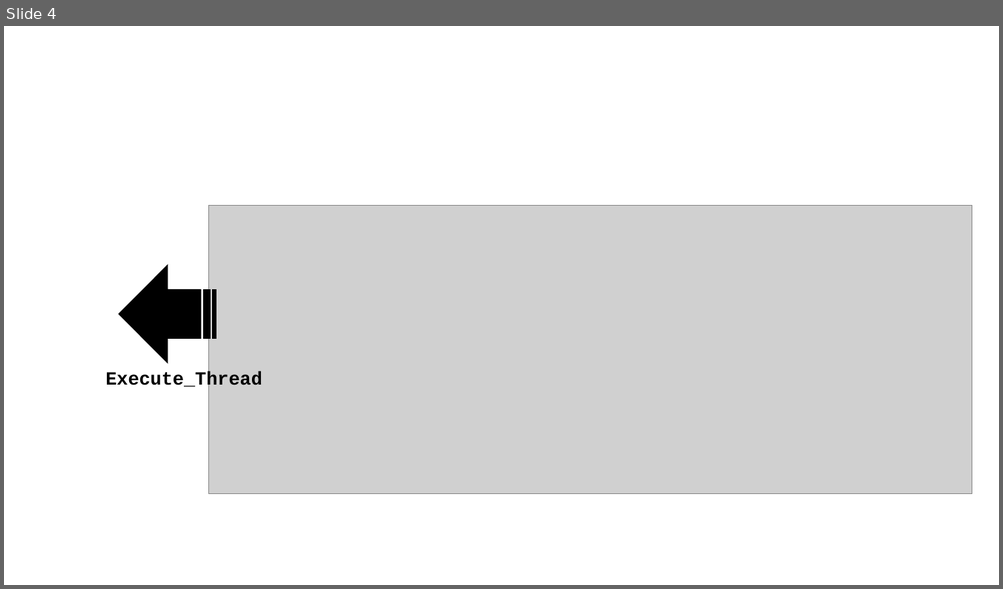
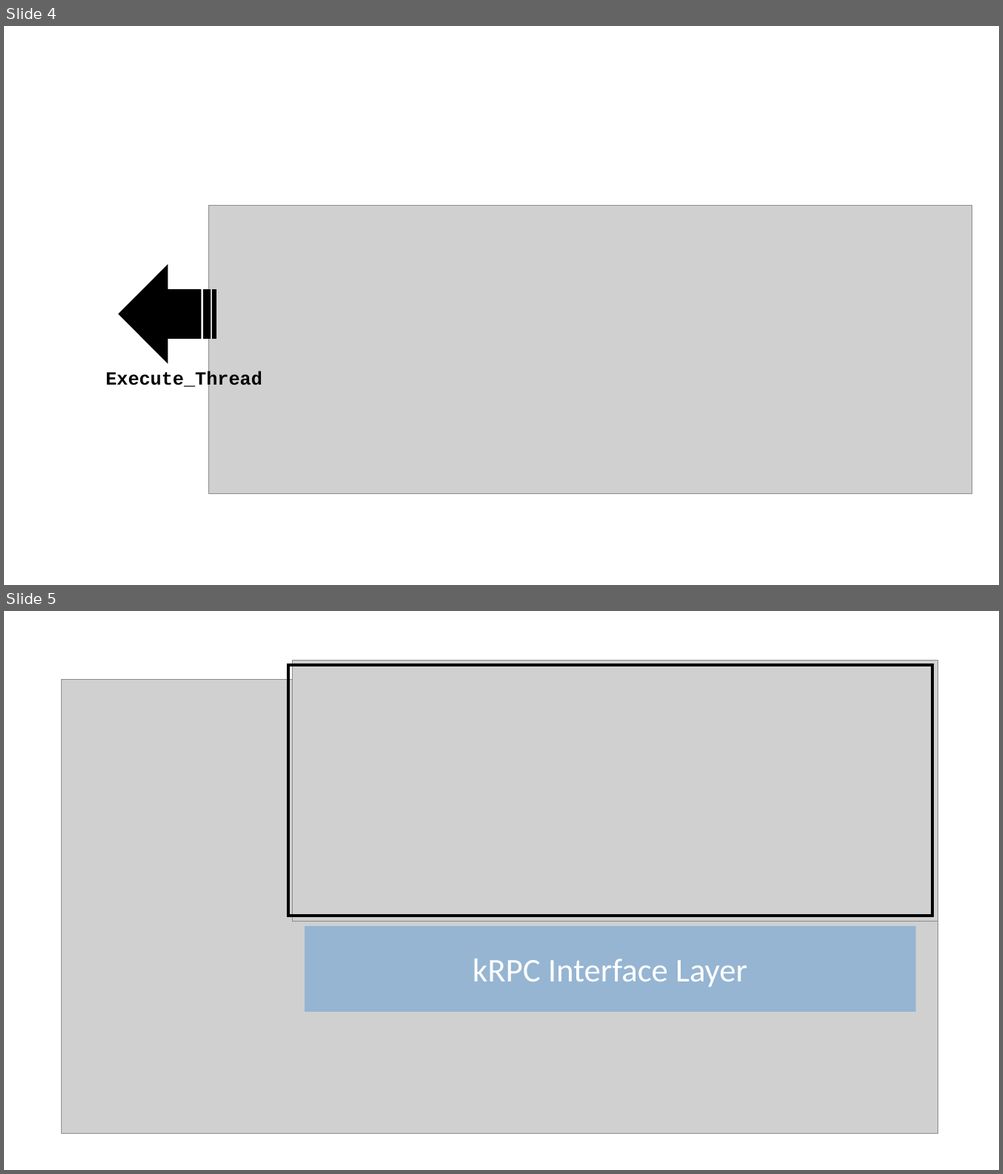
Before and after one commit to p-ranav/phd-dissertation, a slide deck: src/img/source-2.pptx. Shown one above the other, each under a label of ours: slide 4 before the commit, slides 4 and 5 after it. The pictures are 1003x589 and 1003x1174 pixels, drawn with LibreOffice and Linux fonts; fonts in the diff are those of the drawing; grey boxes stand for pictures. Boxes give left, top, right and bottom in pixels: in the first picture for what was removed or moved away, otherwise in the second. Text is boxed around its words. In the diff, an @@ line names an element or a change of style, - is before the commit and + after.

```diff
--- a/src/img/source-2.pptx
+++ b/src/img/source-2.pptx
@@ slide 5 added at (x1=4, y1=611, x2=999, y2=1170), background #FFFFFF @@
@@ rectangle added at (x1=288, y1=665, x2=932, y2=915), outline #000000 3 pt @@
@@ picture added at (x1=293, y1=661, x2=938, y2=921) @@
@@ picture added at (x1=62, y1=680, x2=938, y2=1134) @@
@@ rectangle added at (x1=304, y1=926, x2=916, y2=1012), fill #5B9BD5 at 50% opacity, 32 pt, text #FFFFFF @@
+kRPC Interface Layer
```
Also in this commit, not shown: 3 other slides added, 16 other files.
